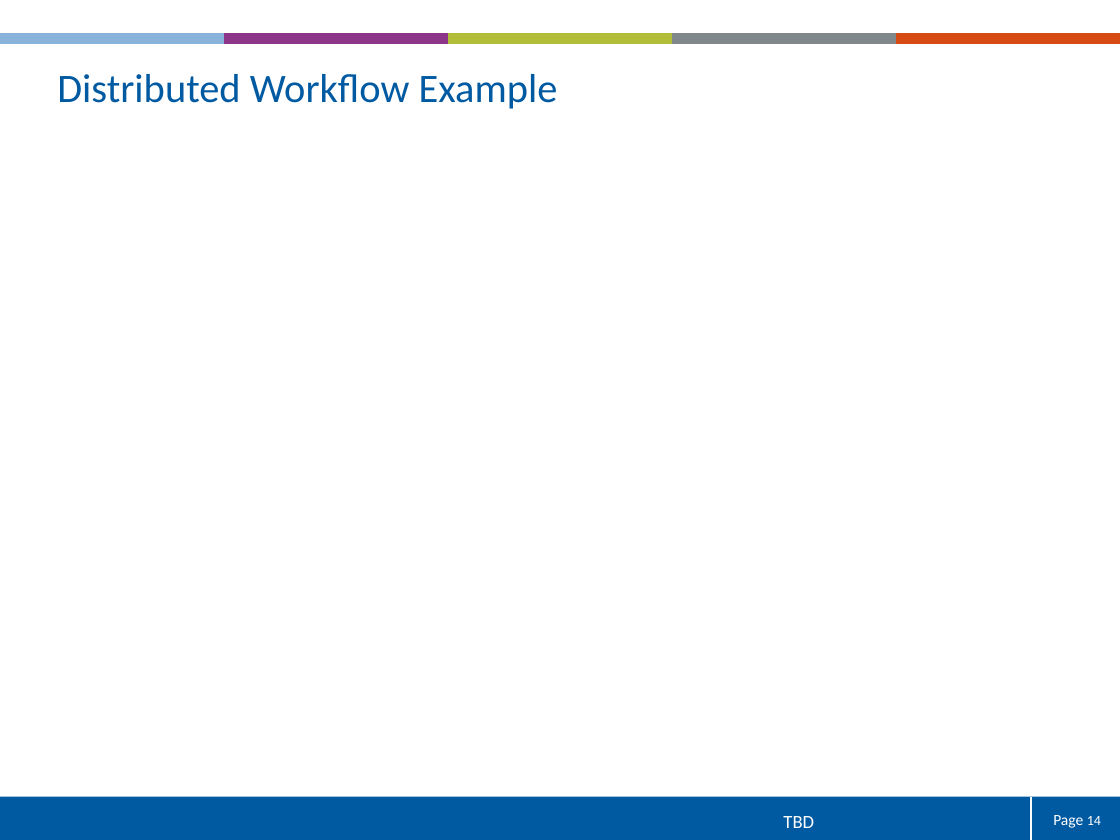
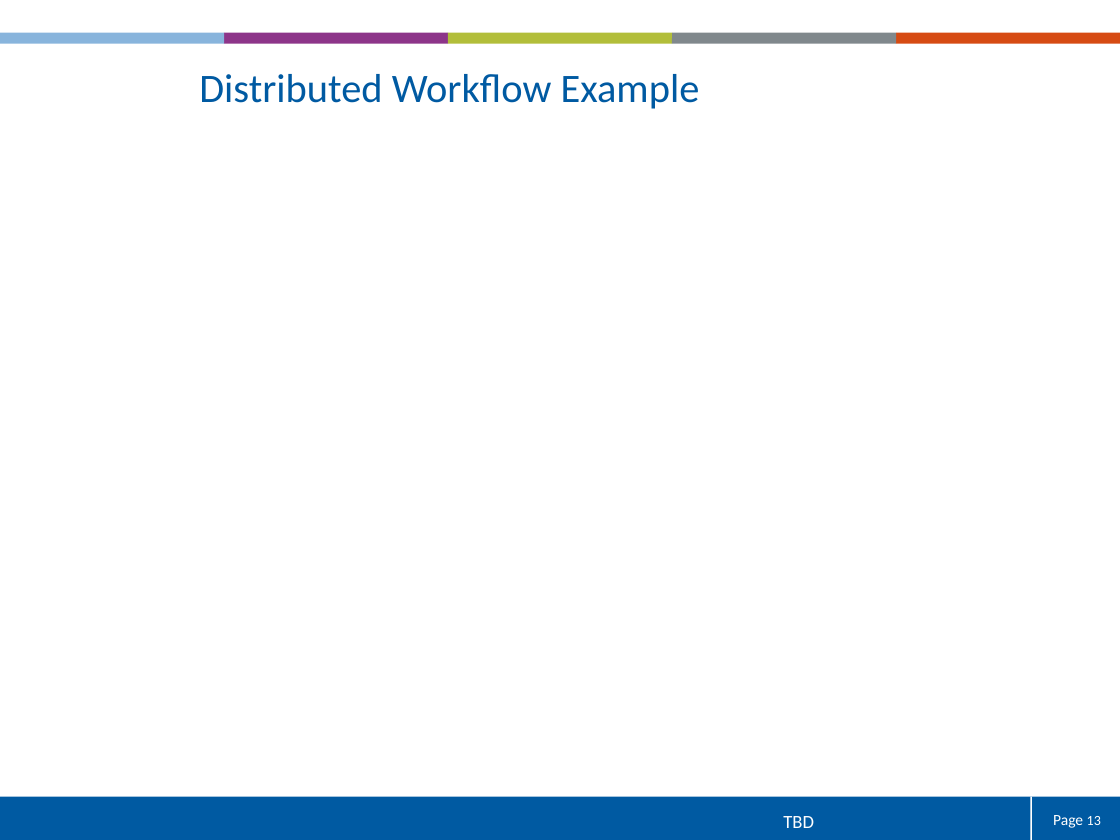
Before and after one commit to tpaskap/GITDOC, a slide deck: slide 13 of ppt/FR_Formation_GIT.pptx (slide 14 before the commit). Drawn at 1120x840 pixels with LibreOffice and Linux fonts; fonts in the diff are those of the drawing; background and template pictures are left out. Boxes give left, top, right and bottom in pixels: in the first picture for what was removed or moved away, otherwise in the second. Text is boxed around its words. In the diff, an @@ line names an element or a change of style, - is before the commit and + after.

```diff
--- a/ppt/FR_Formation_GIT.pptx
+++ b/ppt/FR_Formation_GIT.pptx
@@ text "Distributed Workflow Example": place and size @@
-text "Distributed Workflow Example" at [57, 74, 558, 109]
+text "Distributed Workflow Example" at [199, 74, 700, 109]
@@ text "Distributed Workflow Example" at [199, 74, 700, 109]: alignment left to centre @@
@@ page number at [1053, 815, 1101, 828]: text changed @@
-Page 14
+Page 13
```
Also in this commit, not shown: 12 other slides changed, 4 slides added, 5 slides removed.
